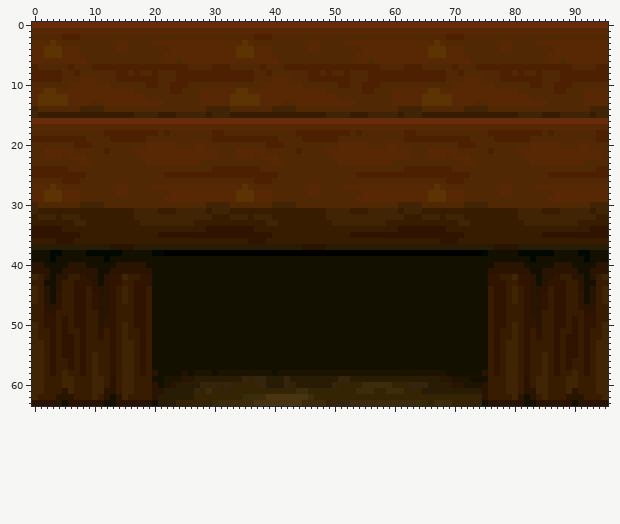
Two states of a sprite sheet, enginefx/textures-32/pack009/pedestal_wooden.png. This is how it looked before the edit.
The file is 96x64 pixels. Colours within 5 levels of each other are drawn and written as one.
Now the later version:
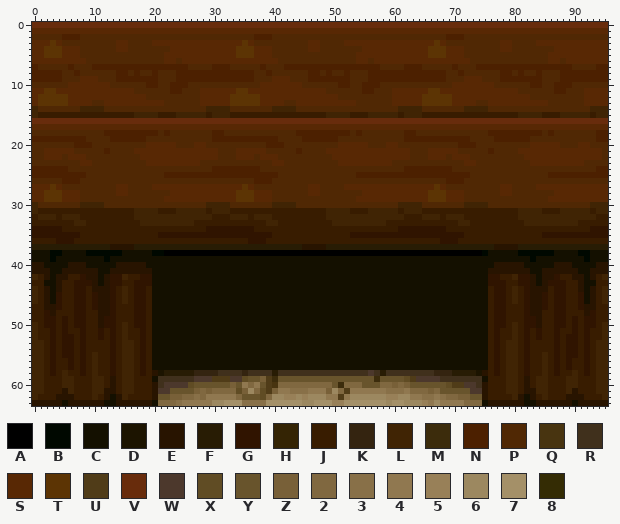
Palette (. is transparent): A #000000  B #000800  C #141000  D #1c1400  E #281400  F #281c04  G #301400  H #342404  J #381c00  K #342410  L #402404  M #3c2c0c  N #4c2000  P #502804  Q #483410  R #40301c  S #582804  T #5c3404  U #503c18  V #682c0c  W #4c382c  X #604c24  Y #68542c  Z #786038  2 #806840  3 #887048  4 #907850  5 #988058  6 #9c8860  7 #a49068  8 #342c04
Commit message: finally updated these to use the earth floor texture
Edits made:
{"y":58,"x":21,"old":"CCCCDCDDDCDDDDDDDDDCDDDDDDDDDDDDDDDDDDDDDDDDDDDDCCCCCC","new":"DFFFFFKKKKRRRRKRRRRFRRRRRRRRRRRRRRRWRFRRRRRRRRKKKFFFFD"}
{"y":59,"x":21,"old":"CDDDEEFFFFFFFFKHKKFFFKFFFFFFFFKKFFFFFFFFFFFFFFFEEDDDCC","new":"RRRRRRWWWUUUWWXYYZUMYYYYYYYYYYYYYYYYMYYYYXUWWWWRRRRRRR"}
{"y":60,"x":21,"old":"CDEFFFFKHKHKHHHHHKFFFKHFFFFFFKHHHHMMMMMHHHKKKFFFFEEDDD","new":"RWWWWXYYYYYYZY424YUQ222222222YM222YYY22Z2ZYYYYYYXUUWWR"}
{"y":61,"x":21,"old":"EFFFFFKHMHHHHHHHHHHHHHHMMHHHHHHHHMMMHHMMMHHHFFFFFFFFFF","new":"WWYYYYZ2Z2222XZ62XUZ44333444Z62U4444443334222Z2YYYYYWW"}
{"y":62,"x":21,"old":"FFFFFFHHHHHHHH8MMMQQQQQQQMHHHHHHHHHHHHHHHHHHHHHHHHHHHH","new":"YYZZ2232444442YYYX266556566644U4666666556644334322ZZYY"}
{"y":63,"x":21,"old":"FFFHHHHHH8MMMMMMQQQQQQQQMMMMHKKKMMMMMMMMMMMM8HMMMHHHHH","new":"222344444667773333777777667775577777776776665464444222"}
